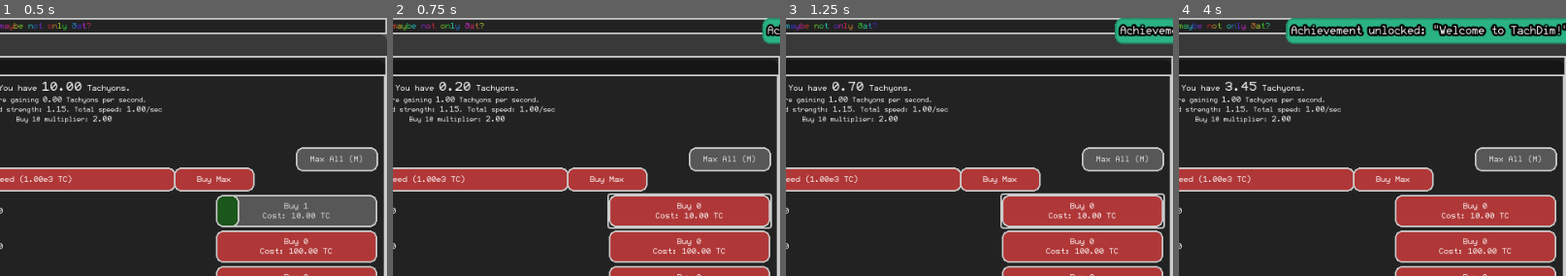
Above: before the commit, frames 1-4 (left to right).
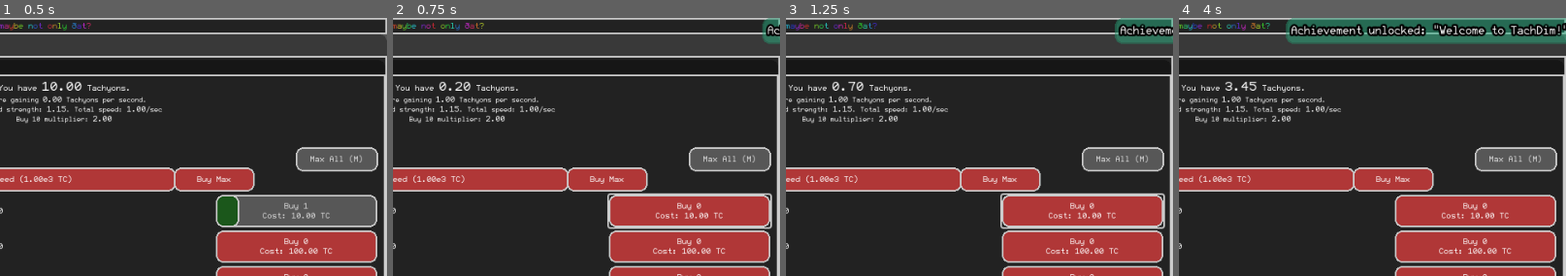
Above: after the commit, the same moments.

Repository: K-l6408/TachDim
Game: Godot game, scene res://UI/main.tscn
Two runs of this game, one before a commit and one after it. Both use one fixed random seed, a clock stepped at 60 frames per second and the inputs below.
Inputs:
- Up to frame 1 (0.5 s): no input
- Up to frame 2 (0.75 s): click "Buy 1 Cost: 10.00 TC" at 0.5 s
- Up to frame 3 (1.25 s): no input
- Up to frame 4 (4 s): click "Buy until 10" at 1.25 s; click "Buy singles" at 2 s; click "Max All (M)" at 2.75 s; click "Buy until 10" at 3.5 s
The pictures show only the part of the screen within x 50-100%, y 0-50%; the shares and areas given below are measured in that part.

Frame 1 is identical in both runs. In frame 2, 0.3% of the frame differs, in the area x 95-100%, y 0-11%; in frame 3, 1.0%; in frame 4, 4.9%, in the area x 27-100%, y 0-11%.
Error before the commit: Invalid assignment of property or key 'TSpeedUnlocked' with value of type 'bool' on a base object of type 'Control (autobuyers.gd)'. (res://UI/options/saving.g…
Error after the commit: Attempt to call function 'get_as_text' in base 'null instance' on a null instance. (res://UI/options/saving.gd:15)

Commit message:
solved some saving-related bugs, and implemented achievement row 2. (version E0.11.4)

Diff:
--- a/UI/achievements/achievements.gd
+++ b/UI/achievements/achievements.gd
@@ -25,6 +25,11 @@
 		2: match c:
 			1: return "Tier %s-C" % Globals.int_to_string(3)
 			2: return "Galaxy %s: the sequel" % Globals.int_to_string(2)
+			3: return "Speedometer broke :("
+			4: return "CRITICAL HIT!!"
+			5: return "Uwa! So Dimensions ♪"
+			6: return "You can stop holding M now"
+			7: return "Seriously, why?"
 			8: return "Popular TV sitcom"
 	return "TBD"
 
@@ -34,7 +39,18 @@
 		2: match c:
 			1: return "Get a Tachyon Galaxy."
 			2: return "Get ANOTHER Tachyon Galaxy."
-			8: return "Reach Infinite Tachyons.\n(Reward: Start with %s Tachyons.)" % Globals.int_to_string(100)
+			3: return "Have %s Time Dilations." % Globals.int_to_string(10)
+			4: return "Rewind with near-perfect accuracy." + \
+			"\n(Reward: Rewind is stronger, and its power can't go below one half.)"
+			5: return "Have at least %s of all TDs except for the %s." % [
+				Globals.float_to_string(10**10), Globals.ordinal(8)
+			] + "\n(Reward: All TDs are %s stronger.)" % Globals.percent_to_string(0.1)
+			6: return "Unlock all TD autobuyers."
+			7: return "Buy a single %s TD when you have over %s of them." % [
+				Globals.ordinal(1), largenum.ten_to_the(100).to_string()
+			] + "\n(Reward: The %s TD is %s stronger.)" % [Globals.ordinal(1), Globals.percent_to_string(0.5)]
+			8: return "Reach Infinite Tachyons." + \
+			"\n(Reward: Start with %s Tachyons.)" % Globals.int_to_string(100)
 	return "TBD"
 
 func is_unlocked(row, num):
@@ -58,7 +74,7 @@
 			var n : TextureRect = $Achiev.duplicate()
 			n.texture = n.texture.duplicate()
 			n.texture.region.position = n.texture.region.size * Vector2(j, i)
-			n.name = "%d%d" % [i+1, j+1]
+			n.name = "%dx%d" % [i+1, j+1]
 			%GridContainer.add_child(n)
 			n.get_node("Label").text = n.name
 			n.show()
@@ -66,9 +82,9 @@
 func _process(delta):
 	for i in range(1, min(MAXROWS, %GridContainer.get_child_count() / 8) + 1):
 		for j in range(1, 9):
-			%GridContainer.get_node("%d%d" % [i,j]).self_modulate = \
+			%GridContainer.get_node("%dx%d" % [i,j]).self_modulate = \
 			Color("9f9") if is_unlocked(i,j) else Color("999")
-			%GridContainer.get_node("%d%d" % [i,j]).tooltip_text = \
+			%GridContainer.get_node("%dx%d" % [i,j]).tooltip_text = \
 			"\"%s\"\n%s" % [achnames(i,j), achreqs(i,j)]
 	for i in 8:
 		if not is_unlocked(1,i+1):
@@ -80,6 +96,19 @@
 	if not is_unlocked(2, 2):
 		if Globals.TGalaxies >= 2:
 			set_unlocked(2, 2)
+	if not is_unlocked(2, 3):
+		if Globals.TDilation >= 10:
+			set_unlocked(2, 3)
+	if not is_unlocked(2, 5):
+		var ok := true
+		for i in 7:
+			if Globals.TDHandler.DimAmount[i].less(largenum.ten_to_the(10)):
+				ok = false
+				break
+		if ok: set_unlocked(2, 5)
+	if not is_unlocked(2, 6):
+		if Globals.Automation.Unlocked == 511:
+			set_unlocked(2, 6)
 	if not is_unlocked(2, 8):
 		if Globals.progress >= Globals.Progression.Eternity:
 			set_unlocked(2, 8)
--- a/UI/achievements/achievements.tscn
+++ b/UI/achievements/achievements.tscn
@@ -25,9 +25,9 @@
 grow_vertical = 2
 
 [node name="Control" type="Control" parent="ScrollContainer"]
+custom_minimum_size = Vector2(560, 360)
 layout_mode = 2
 size_flags_horizontal = 3
-size_flags_vertical = 3
 
 [node name="GridContainer" type="GridContainer" parent="ScrollContainer/Control"]
 unique_name_in_owner = true
@@ -36,26 +36,27 @@
 anchor_right = 0.5
 anchor_bottom = 1.0
 offset_left = -280.0
-offset_top = 16.0
+offset_top = 23.0
 offset_right = 280.0
 grow_horizontal = 2
 size_flags_horizontal = 4
 size_flags_vertical = 4
-theme_override_constants/v_separation = 16
+theme_override_constants/v_separation = 13
 columns = 8
 
 [node name="Achiev" type="TextureRect" parent="."]
 visible = false
 layout_mode = 0
-offset_top = 16.0
+offset_top = 11.0
 offset_right = 64.0
-offset_bottom = 80.0
+offset_bottom = 75.0
 tooltip_text = "\"Welcome to TachDim!\"
 Requirements: Buy a 1st Tachyon Dimension"
 texture = SubResource("AtlasTexture_vnntm")
 
 [node name="Label" type="Label" parent="Achiev"]
 layout_mode = 0
-offset_top = -16.0
+offset_top = -11.0
 offset_right = 15.0
+offset_bottom = 5.0
 text = "11"
--- a/UI/automation/autobuyers.gd
+++ b/UI/automation/autobuyers.gd
@@ -7,9 +7,9 @@
 		var UL = 0
 		for i in 9:
 			if i == 8:
-				if not $Auto/Buyers/TimeSpeed.visible:
+				if not $Auto/Buyers/TimeSpeedLocked.visible:
 					UL += 2 ** i
-			elif not get_node("Auto/Buyers/TD%d").visible:
+			elif not get_node("Auto/Buyers/TD%dLocked" % (i+1)).visible:
 				UL += 2 ** i
 		return UL
 	set(value):
--- a/UI/automation/autobuyers.tscn
+++ b/UI/automation/autobuyers.tscn
@@ -3,7 +3,6 @@
 [ext_resource type="Script" path="res://UI/automation/autobuyers.gd" id="1_4b317"]
 
 [node name="Autobuyers" type="Control"]
-custom_minimum_size = Vector2(750, 0)
 layout_mode = 3
 anchors_preset = 15
 anchor_right = 1.0
@@ -21,6 +20,7 @@
 grow_vertical = 2
 
 [node name="Buyers" type="VBoxContainer" parent="Auto"]
+custom_minimum_size = Vector2(750, 0)
 layout_mode = 2
 size_flags_horizontal = 3
 size_flags_vertical = 3
@@ -29,7 +29,6 @@
 layout_mode = 2
 
 [node name="TimeSpeedLocked" type="Button" parent="Auto/Buyers"]
-visible = false
 custom_minimum_size = Vector2(0, 45)
 layout_mode = 2
 text = "Timespeed Autobuyer locked
--- a/UI/dimensions/rewind.gd
+++ b/UI/dimensions/rewind.gd
@@ -9,10 +9,18 @@
 		$Accuracy.position.x = (
 			(score * (size.x - 20)) + size.x - $Accuracy.size.x
 		) / 2
+		if Globals.Achievemer.is_unlocked(2, 4):
+			score *= .75
+			material.set_shader_parameter("zoom", 4./3.)
+		else:
+			material.set_shader_parameter("zoom", 1.0)
 		score = 1 - abs(score)
 	material.set_shader_parameter("pixelsize", 1./size.x)
 
 func _on_pressed():
 	emit_signal("rewind", score)
+	if score >= 0.9:
+		if not Globals.Achievemer.is_unlocked(2, 4):
+			Globals.Achievemer.set_unlocked(2, 4)
 
 signal rewind(score)
--- a/UI/dimensions/rewind.gdshader
+++ b/UI/dimensions/rewind.gdshader
@@ -1,51 +1,55 @@
 shader_type canvas_item;
 
 uniform float pixelsize = 0.01;
+uniform float zoom = 1.0;
 
 void fragment() {
+	float uvx = (UV.x - 0.5) / zoom + 0.5;
+	float psize = pixelsize / zoom;
+
 	if ((COLOR.r + COLOR.g + COLOR.b) / 3.0 < 0.7 && 1.0 / (COLOR.r / COLOR.b / COLOR.g) > 0.1) {
 		vec3 RED = vec3(.9,.1,.1), YELLOW = vec3(.9,.8,.1), GREEN = vec3(.1,.8,.1);
 
 		COLOR.rgb = COLOR.rgb * 0.9 + vec3(
-			min(min(max(4.0*abs(UV.x-.25),.5),max(4.0*abs(UV.x-.75),.5)),4.0*abs(UV.x-.5)),
-			1.0-min(min(max(4.0*abs(UV.x-.25),.5),max(4.0*abs(UV.x-.75),.5)),4.0*abs(UV.x-.5)),
+			min(min(max(4.0*abs(uvx-.25),.5),max(4.0*abs(uvx-.75),.5)),4.0*abs(uvx-.5)),
+			1.0-min(min(max(4.0*abs(uvx-.25),.5),max(4.0*abs(uvx-.75),.5)),4.0*abs(uvx-.5)),
 			0)*0.2;
 
-		if(abs(UV.x - 0.1) < pixelsize * 3.0)
+		if(abs(uvx - 0.1) < psize * 3.0)
 			COLOR.rgb = RED;
-		if(abs(UV.x - 0.1 - mod(TIME,0.4)/2.0) < pixelsize * 3.0) {
+		if(abs(uvx - 0.1 - mod(TIME,0.4)/2.0) < psize * 3.0) {
 			float k = mod(TIME,0.4) / 0.4;
 			COLOR.rgb = k * COLOR.rgb + (1.0-k) * RED;
 		}
-		if(abs(UV.x - 0.9) < pixelsize * 3.0)
+		if(abs(uvx - 0.9) < psize * 3.0)
 			COLOR.rgb = RED;
-		if(abs(UV.x - 0.9 + mod(TIME,0.4)/2.0) < pixelsize * 3.0) {
+		if(abs(uvx - 0.9 + mod(TIME,0.4)/2.0) < psize * 3.0) {
 			float k = mod(TIME,0.4) / 0.4;
 			COLOR.rgb = k * COLOR.rgb + (1.0-k) * RED;
 		}
 
-		if(abs(UV.x - 0.2) < pixelsize * 3.0)
+		if(abs(uvx - 0.2) < psize * 3.0)
 			COLOR.rgb = YELLOW;
-		if(abs(UV.x - 0.2 - mod(TIME,0.4)/2.0) < pixelsize * 3.0) {
+		if(abs(uvx - 0.2 - mod(TIME,0.4)/2.0) < psize * 3.0) {
 			float k = mod(TIME,0.4) / 0.4;
 			COLOR.rgb = k * COLOR.rgb + (1.0-k) * YELLOW;
 		}
-		if(abs(UV.x - 0.8) < pixelsize * 3.0)
+		if(abs(uvx - 0.8) < psize * 3.0)
 			COLOR.rgb = YELLOW;
-		if(abs(UV.x - 0.8 + mod(TIME,0.4)/2.0) < pixelsize * 3.0) {
+		if(abs(uvx - 0.8 + mod(TIME,0.4)/2.0) < psize * 3.0) {
 			float k = mod(TIME,0.4) / 0.4;
 			COLOR.rgb = k * COLOR.rgb + (1.0-k) * YELLOW;
 		}
 
-		if(abs(UV.x - 0.3) < pixelsize * 3.0)
+		if(abs(uvx - 0.3) < psize * 3.0)
 			COLOR.rgb = GREEN;
-		if(abs(UV.x - 0.3 - mod(TIME,0.4)/2.0) < pixelsize * 3.0) {
+		if(abs(uvx - 0.3 - mod(TIME,0.4)/2.0) < psize * 3.0) {
 			float k = mod(TIME,0.4) / 0.4;
 			COLOR.rgb = k * COLOR.rgb + (1.0-k) * GREEN;
 		}
-		if(abs(UV.x - 0.7) < pixelsize * 3.0)
+		if(abs(uvx - 0.7) < psize * 3.0)
 			COLOR.rgb = GREEN;
-		if(abs(UV.x - 0.7 + mod(TIME,0.4)/2.0) < pixelsize * 3.0) {
+		if(abs(uvx - 0.7 + mod(TIME,0.4)/2.0) < psize * 3.0) {
 			float k = mod(TIME,0.4) / 0.4;
 			COLOR.rgb = k * COLOR.rgb + (1.0-k) * GREEN;
 		}
--- a/UI/dimensions/tachyons.gd
+++ b/UI/dimensions/tachyons.gd
@@ -93,7 +93,9 @@
 func rewindBoost() -> largenum:
 	if Globals.Challenge == 8:
 		return DimAmount[0].power(0.075)
-	return largenum.new(DimAmount[0].log10()).power(1.5).divide(10)
+	var RBoost = largenum.new(DimAmount[0].log10()).power(1.5).divide(10)
+	if Globals.Achievemer.is_unlocked(2, 4): RBoost.mult2self(2)
+	return RBoost
 
 func buydim(which, bulkoverride := 0):
 	if which > DimsUnlocked: return
@@ -122,6 +124,9 @@
 	DimAmount[which-1].add2self(largenum.new(bulk))
 	if DimPurchase[which-1] % buylim == 0:
 		DimCost[which-1].mult2self(DimCostMult[which-1])
+	if not Globals.Achievemer.is_unlocked(2, 7):
+		if bulk == 1 and which == 1 and DimAmount[which-1].log10() >= 100:
+			Globals.Achievemer.set_unlocked(2, 7)
 
 	if bulkoverride > 10:
 		buydim(which, bulkoverride - 10)
@@ -468,6 +473,9 @@
 			if i <= 2: mult.mult2self(0.03)
 		if Globals.Challenge == 14: mult.div2self(C14Divisor)
 
+		if Globals.Achievemer.is_unlocked(2, 5): mult.mult2self(1.1)
+		if Globals.Achievemer.is_unlocked(2, 7) and i == 1: mult.mult2self(1.5)
+
 		dims[i].get_node("N&M/Multiplier").text = "×%s" % mult.to_string()
 		mult.mult2self(TSpeedBoost.power(TSpeedCount))
 
@@ -482,3 +490,7 @@
 			dims[i-1].get_node("A&G/Growth").text = "(+%s/s)" % \
 				Globals.percent_to_string(DimAmount[i-1].multiply(mult).divide(DimAmount[i-2]).to_float())
 			DimAmount[i-2].add2self(DimAmount[i-1].multiply(mult.multiply(delta)))
+
+
+func c15disableslider(value_changed):
+	pass # Replace with function body.
--- a/UI/dimensions/tachyons.tscn
+++ b/UI/dimensions/tachyons.tscn
@@ -6,7 +6,8 @@
 
 [sub_resource type="ShaderMaterial" id="ShaderMaterial_ngcjy"]
 shader = ExtResource("2_5oiqa")
-shader_parameter/pixelsize = 0.00211864
+shader_parameter/pixelsize = 0.0016276
+shader_parameter/zoom = 1.0
 
 [node name="Tachyons" type="Control"]
 layout_mode = 3
@@ -96,6 +97,24 @@
 step = 0.1
 value = 1.0
 exp_edit = true
+
+[node name="Label" type="Label" parent="ScrollContainer/VSplitContainer/TopButtons/TimeSpeedSlider"]
+layout_mode = 1
+anchors_preset = 6
+anchor_left = 1.0
+anchor_top = 0.5
+anchor_right = 1.0
+anchor_bottom = 0.5
+offset_left = 2.0
+offset_top = -15.0
+offset_right = 100.0
+offset_bottom = 15.0
+grow_horizontal = 0
+grow_vertical = 2
+text = "Next pull:
+1e50 TC"
+horizontal_alignment = 1
+vertical_alignment = 1
 
 [node name="Timespeed" type="Button" parent="ScrollContainer/VSplitContainer/TopButtons"]
 layout_mode = 1
--- a/UI/main.tscn
+++ b/UI/main.tscn
@@ -17,6 +17,7 @@
 [sub_resource type="ShaderMaterial" id="ShaderMaterial_qqelc"]
 shader = ExtResource("3_o4cqe")
 shader_parameter/pixelsize = 0.00740741
+shader_parameter/zoom = 1.0
 
 [sub_resource type="Animation" id="Animation_m0sop"]
 resource_name = "bang"
@@ -292,6 +293,7 @@
 offset_bottom = 2.0
 grow_horizontal = 2
 grow_vertical = 2
+mouse_filter = 2
 theme_type_variation = &"NotificationPanel"
 
 [node name="Notifs" type="Control" parent="."]
--- a/UI/notifs.gd
+++ b/UI/notifs.gd
@@ -24,5 +24,6 @@
 	lab.text     = text
 	last_y += $"../NotifDeft/Panel".size.y
 	add_child(lab)
-	lab.get_node("Panel").modulate = \
-	load(ProjectSettings.get("gui/theme/custom")).get_color(type, "NotificationPanel")
+	var C : Color = load(ProjectSettings.get("gui/theme/custom")).get_color(type, "NotificationPanel")
+	C.a = 0.5
+	lab.get_node("Panel").modulate = C
--- a/UI/options/saving.gd
+++ b/UI/options/saving.gd
@@ -38,11 +38,14 @@
 		var sf = FileAccess.open("user://save%d.txt" % (f + 1), FileAccess.READ)
 		if sf == null: continue
 		if sf.get_line() != "TachDimSave": continue
-		sf.get_64()
-		sf.get_16()
 		get_node("Files/%d/Progress" % (f+1)).texture.region.position.x = sf.get_8() * 32
-		get_node("Files/%d/Tachyons" % (f+1)).text = \
-		"%s Tachyons" % largenum.new().from_bytes(sf.get_buffer(16)).to_string()
+		sf.get_8()
+		var D = sf.get_var()
+		if D is Dictionary:
+			get_node("Files/%d/Tachyons" % (f+1)).text = \
+			"%s Tachyons" % largenum.new().from_bytes(D["tachyons"]).to_string()
+		else:
+			get_node("Files/%d/Tachyons" % (f+1)).text = "Outdated or corrupted file"
 
 func saveF(file : String = saveFilePath):
 	var settf := FileAccess.open(file.trim_suffix(".txt") + "_settings.txt", FileAccess.WRITE)
@@ -125,46 +128,52 @@
 
 func loadF(file : String = saveFilePath):
 	var settf := FileAccess.open(file.trim_suffix(".txt") + "_settings.txt", FileAccess.READ)
-
-	var d = settf.get_var()
-	if d != null:
-		$HFlowContainer/Autosave.button_pressed = d["autosaving"]
-		$HFlowContainer/HSlider.value = ["autosave interval"]
-		Globals.display = d["notation"] as GL.DisplayMode
-		Globals.VisualSett.load_anim_settings(d["animation settings"])
-	else:
-		settf = FileAccess.open(file.trim_suffix(".txt") + "_settings.txt", FileAccess.READ)
-		var autosavesettings = settf.get_8()
-		$HFlowContainer/Autosave.button_pressed = autosavesettings & 128
-		$HFlowContainer/HSlider.value = (autosavesettings & 127) * 30
-		Globals.display = settf.get_8() as Globals.DisplayMode
-		Globals.VisualSett.load_anim_settings(settf.get_8())
-		settf.close()
+	if settf != null:
+
+		var d = settf.get_var()
+		if d != null:
+			$HFlowContainer/Autosave.button_pressed = d["autosaving"]
+			$HFlowContainer/HSlider.value = d["autosave interval"]
+			Globals.display = d["notation"] as GL.DisplayMode
+			Globals.VisualSett.load_anim_settings(d["animation settings"])
+		else:
+			settf = FileAccess.open(file.trim_suffix(".txt") + "_settings.txt", FileAccess.READ)
+			var autosavesettings = settf.get_8()
+			$HFlowContainer/Autosave.button_pressed = autosavesettings & 128
+			$HFlowContainer/HSlider.value = (autosavesettings & 127) * 30
+			Globals.display = settf.get_8() as Globals.DisplayMode
+			Globals.VisualSett.load_anim_settings(settf.get_8())
+			settf.close()
 
 	var sf := FileAccess.open(file, FileAccess.READ)
 	if sf == null:
 		gameReset()
 		return
 	if sf.get_line() != "TachDimSave": return
-	var DATA = sf.get_var()
-	if DATA == null: return loadF_OLD(file)
+
+	gameReset()
 
 	Globals.progress = sf.get_8()
 	Globals.Challenge = sf.get_8()
 
+	var DATA = sf.get_var()
+	if not DATA is Dictionary:
+		Globals.progress = 0
+		Globals.Challenge = 0
+		return
+
 	Globals.existence = DATA["time played"]
-
-	# online progress. uses "last time" to check.
+	# idle progress. uses "last time" to check.
 
 	Globals.Tachyons.from_bytes(DATA["tachyons"])
 	Globals.TachTotal.from_bytes(DATA["total tachyons"])
 
 	Globals.Achievemer.unlocked = DATA["achievements"]
 	for i in 8:
-		Globals.TDHandler.DimAmount.from_bytes(DATA["tach dim amounts"][i])
-		Globals.TDHandler.DimCost.from_bytes(DATA["tach dim costs"][i])
-
-	Globals.TDHandler.DimPurchase = DATA["tach dim purchases"]
+		Globals.TDHandler.DimAmount[i].from_bytes(DATA["tach dim amounts"][i])
+		Globals.TDHandler.DimCost[i].from_bytes(DATA["tach dim costs"][i])
+		Globals.TDHandler.DimPurchase[i] = DATA["tach dim purchases"][i]
+
 	Globals.TDHandler.TSpeedCount = DATA["timespeed amount"]
 	Globals.TDHandler.TSpeedCost.from_bytes(DATA["timespeed cost"])
 	Globals.TDHandler.RewindMult.from_bytes(DATA["rewind multiplier"])
@@ -198,77 +207,6 @@
 		Globals.Automation.DilIgnore = DATA["dilation limit ignore"]
 		Globals.Automation.GalLimit = DATA["tach gal buy limit"]
 
-func loadF_OLD(file : String = saveFilePath):
-	var sf := FileAccess.open(file, FileAccess.READ)
-	if sf == null:
-		gameReset()
-		return
-	if sf.get_line() != "TachDimSave": return
-
-	Globals.existence = sf.get_64()
-	sf.get_16() # for when i implement online progress ← NOT WIÐ ÐIS FORMAT YOU AREN'T HAHHAHAHAAHHAHAHAHAHAHAAHAHAA
-
-	Globals.progress = sf.get_8() as Globals.Progression
-	Globals.Tachyons.from_bytes(sf.get_buffer(16))
-	Globals.TachTotal.from_bytes(sf.get_buffer(16))
-	Globals.Achievemer.unlocked = sf.get_buffer(Globals.Achievemer.MAXROWS)
-
-	for i in 8:
-		Globals.TDHandler.DimAmount[i].from_bytes(sf.get_buffer(16))
-		Globals.TDHandler.DimPurchase[i] = sf.get_64()
-		Globals.TDHandler.DimCost[i].from_bytes(sf.get_buffer(16))
-
-	Globals.TDHandler.TSpeedCount = sf.get_64()
-	Globals.TDHandler.TSpeedCost.from_bytes(sf.get_buffer(16))
-	Globals.TDHandler.RewindMult.from_bytes(sf.get_buffer(16))
-
-	Globals.TDilation = sf.get_64()
-	Globals.TGalaxies = sf.get_64()
-
-	Globals.Automation.Unlocked = sf.get_8()
-	Globals.Automation.TDModes = sf.get_8()
-	Globals.Automation.TDEnabl = sf.get_8()
-	var TSAB = sf.get_8()
-	Globals.Automation.TSpeedUnlocked = (TSAB & 1)
-	Globals.Automation.get_node("Auto/Buyers/TimeSpeed/Enabled").button_pressed = (TSAB & 2)
-
-	if Globals.progress >= GL.Progression.Eternity:
-		Globals.EternityPts.from_bytes(sf.get_buffer(16))
-		Globals.Eternities.from_bytes(sf.get_buffer(16))
-		Globals.Challenge = sf.get_8()
-		if Globals.Challenge == 10:
-			Globals.TDHandler.C10Power = sf.get_float()
-		Globals.CompletedChallenges = sf.get_16()
-		Globals.EUHandler.Bought = sf.get_16()
-		Globals.Automation.TSUpgrades = sf.get_8()
-		Globals.Automation.TDUpgrades = sf.get_buffer(8)
-		Globals.Automation.DilUpgrades = sf.get_8()
-		Globals.Automation.GalUpgrades = sf.get_8()
-		Globals.Automation.BangUpgrades = sf.get_8()
-		var k = sf.get_8()
-		Globals.Automation.get_node("Auto/Buyers/Dilation/Enabled").button_pressed = (k&1)
-		Globals.Automation.get_node("Auto/Buyers/Galaxy/Enabled").button_pressed   = (k&2)
-		Globals.Automation.get_node("Auto/Buyers/BigBang/Enabled").button_pressed  = (k&4)
-		Globals.Automation.DilLimit  = sf.get_8()
-		Globals.Automation.DilIgnore = sf.get_8()
-		Globals.Automation.GalLimit  = sf.get_8()
-	else:
-		Globals.EternityPts = largenum.new(0)
-		Globals.Challenge = 0
-		Globals.CompletedChallenges = 0
-		Globals.EUHandler.Bought = 0
-		Globals.Automation.TSUpgrades = 0
-		Globals.Automation.TDUpgrades = [0,0,0,0,0,0,0,0]
-		Globals.Automation.DilUpgrades = 0
-		Globals.Automation.GalUpgrades = 0
-		Globals.Automation.BangUpgrades = 0
-		Globals.Automation.DilLimit  = -4
-		Globals.Automation.DilIgnore = -2
-		Globals.Automation.GalLimit  = -2
-	sf.close()
-
-	Globals.TDHandler.updateTSpeed()
-
 func gameReset():
 	Globals.progress = Globals.Progression.None
 	Globals.Tachyons  = largenum.new(10)
@@ -290,9 +228,7 @@
 	Globals.TGalaxies = 0
 	Globals.Automation.Unlocked = 0
 	Globals.Automation.TDModes = 255
-	Globals.Automation.TDEnabl = 255
-	Globals.Automation.TSpeedUnlocked = false
-	Globals.Automation.get_node("Auto/Buyers/TimeSpeed/Enabled").button_pressed = true
+	Globals.Automation.TDEnabl = 511
 	Globals.EternityPts = largenum.new(0)
 	Globals.Eternities = largenum.new(0)
 	Globals.Challenge = 0
--- a/break_infinity.gd
+++ b/break_infinity.gd
@@ -36,8 +36,8 @@
 			exponent -= 1
 			fix_mantissa()
 
-static func ten_to_the(exponent := 1.0):
-	return largenum.new(10).pow2self(exponent)
+static func ten_to_the(xponent := 1.0):
+	return largenum.new(10).pow2self(xponent)
 
 func neg():
 	var result = largenum.new(self)
@@ -249,24 +249,26 @@
 				return "0;00"
 			var m = 12 ** (l - floor(l))
 			if l < 3:
-				return dozenal(to_float())
+				return largenum.dozenal(to_float())
 			if l > 12 ** 5:
 				return "e%se%s" % [
-					dozenal(l / 12 ** floor(log(l) / GL.LOG12)),
-					dozenal(log(l) / GL.LOG12, 0)
+					largenum.dozenal(l / 12 ** floor(log(l) / GL.LOG12)),
+					largenum.dozenal(log(l) / GL.LOG12, 0)
 				]
-			return "%se%s" % [dozenal(m), dozenal(l,0)]
+			return "%se%s" % [largenum.dozenal(m), largenum.dozenal(l,0)]
 		GL.DisplayMode.Strict_Logarithm:
 			if log10() < 1e3:
 				return "e%.2f" % log10()
 			return "ee%.2f" % (log(log10()) / GL.LOG10)
 		GL.DisplayMode.Roman:
 			var l = log10() / 3
-			if l < 2.3333:
-				return roman(to_float())
+			if l < 3.3333:
+				var m = to_float()
+				if abs(m - round(m)) < 0.05: m = round(m)
+				return largenum.roman(m)
 			var S = ""
 			if l >= 1e18:
-				S = roman(floor(log(l) / GL.LOG10)) + "/" + roman(fmod(l, 1000))
+				S = largenum.roman(floor(log(l) / GL.LOG10)) + "/" + largenum.roman(fmod(l, 1000))
 			elif l <= 5:
 				for i in floor(l):
 					S += "/"
@@ -274,7 +276,7 @@
 				S = roman(floor(l)) + "/"
 			var m = 1000 ** (l - floor(l))
 			if abs(m - round(m)) < 0.01: m = round(m)
-			return S + roman(m)
+			return S + largenum.roman(m)
 		GL.DisplayMode.sitelen_pona:
 			var l = log10() / 2
 			var m = 100 ** fmod(l, 1)
@@ -284,8 +286,8 @@
 			if l >= 1e5:
 				return "󱤄󱥵" + sitelen(l, true)
 			elif l >= 5:
-				return (sitelen(m, true) if round(m) > 1 else "") + "󱤄󱥵" + sitelen(l, true)
-			return sitelen(to_float())
+				return (largenum.sitelen(m, true) if round(m) > 1 else "") + "󱤄󱥵" + largenum.sitelen(l, true)
+			return largenum.sitelen(to_float())
 		GL.DisplayMode.toki_pona:
 			Globals.display = GL.DisplayMode.sitelen_pona
 			var s = _to_string()
--- a/globals.gd
+++ b/globals.gd
@@ -102,8 +102,8 @@
 		DisplayMode.Roman:
 			return largenum.roman(f)
 		_:
-			if f > 1000:
-				return "%.2fe" % fmod(f, 10) + String.num(log(f) / LOG10,0)
+			if f > 1000 and not force_dec:
+				return "%.2fe" % (f / (10.0 ** floor(log(f) / LOG10))) + String.num(log(f) / LOG10,0)
 			return String.num(f, precision).pad_decimals(precision)
 
 func percent_to_string(f:float, precision:=2) -> String:
--- a/project.godot
+++ b/project.godot
@@ -24,6 +24,7 @@
 
 window/size/viewport_width=960
 window/size/viewport_height=640
+window/vsync/vsync_mode=0
 
 [editor]
 
Not shown, changed: export_presets.cfg
Binary file changed: images/achievements.png
